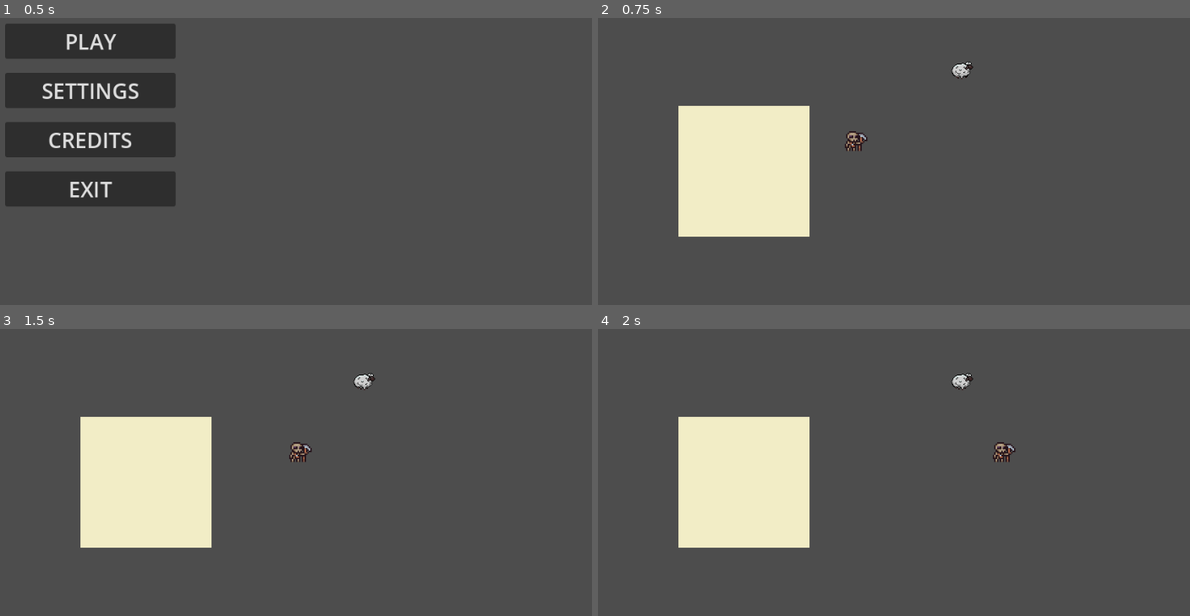
Above: before the commit, frames 1-4 (two rows, left to right).
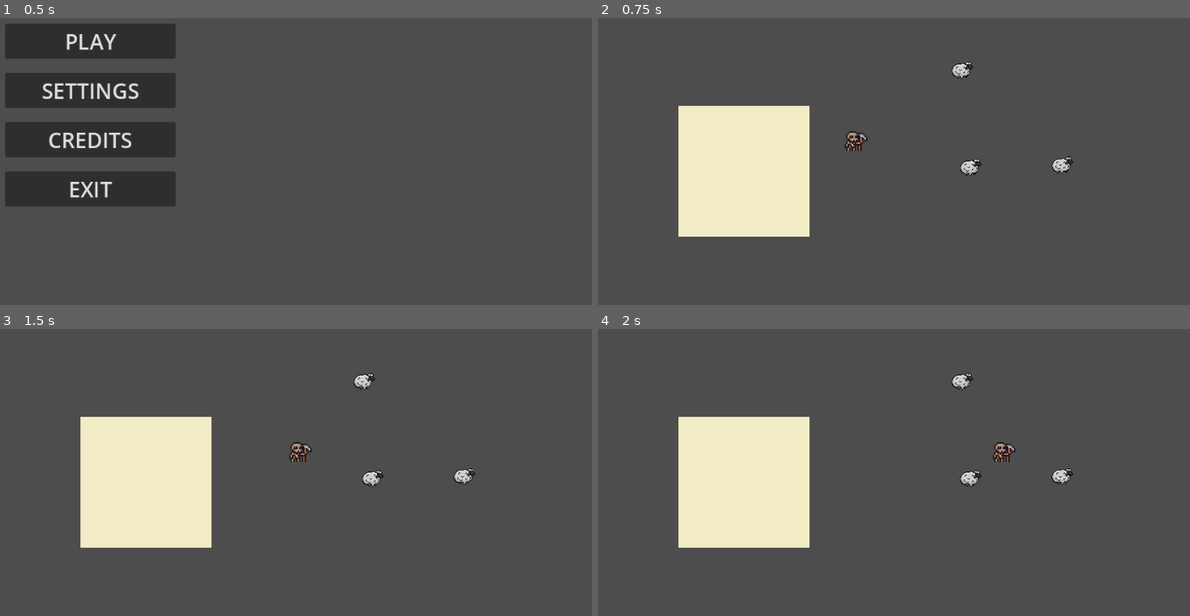
Above: after the commit, the same moments.

Repository: kinghos/GMTK-Game-Jam-2025
Game: Godot game, scene res://scenes/ui/title_screen.tscn
Two runs of this game, one before a commit and one after it. Both use one fixed random seed, a clock stepped at 60 frames per second and the inputs below.
Inputs (mouse positions are in pixels of both pictures, inside the frame that each line leads up to):
- Up to frame 1 (0.5 s): no input
- Up to frame 2 (0.75 s): click "PLAY" at 0.5 s
- Up to frame 3 (1.5 s): move the mouse to (426, 406) at 1.27 s; hold Right (Right) from 1.28 s (still down); hold Space (Kick) from 1.28 s (still down); click (426, 406) at 1.42 s
- Up to frame 4 (2 s): keep holding Right (Right); keep holding Space (Kick)

Frame 1 is identical in both runs. In frame 2, 0.3% of the frame differs, in the area x 61-81%, y 48-55%; in frame 3, 0.3%; in frame 4, 0.3%.

Commit message:
lasso scene (w. detecting animals)

Diff:
--- a/project.godot
+++ b/project.godot
@@ -30,6 +30,7 @@
 [global_group]
 
 Pens=""
+Animals=""
 
 [input]
 
--- /dev/null
+++ b/scenes/lasso.gd
@@ -0,0 +1,97 @@
+extends Node2D
+
+@onready var line = $LassoLine
+@onready var lasso_polygon = $LassoPolygon
+
+const MAX_LASSO_LENGTH = 100
+const DISTANCE_THRESHOLD = 5
+const LASSO_COMPLETION_GAP = 100
+
+var points: PackedVector2Array = []
+var is_drawing := false
+
+func _process(delta):
+	if is_drawing:
+		var pos = get_global_mouse_position()
+		if points.is_empty() or pos.distance_to(points[-1]) > DISTANCE_THRESHOLD:
+			var new_lasso_length = calculate_perimeter_with_extra_point(points, pos)
+			if new_lasso_length <= MAX_LASSO_LENGTH:
+				points.append(pos)
+				line.add_point(pos)
+			else:
+				print("Reached max lasso length!")
+				finish_lasso()
+
+func _input(event):
+	if event is InputEventMouseButton and event.button_index == MOUSE_BUTTON_LEFT:
+		if event.pressed:
+			start_lasso()
+		else:
+			if is_drawing:
+				finish_lasso()
+
+func start_lasso():
+	is_drawing = true
+	clear()
+
+func finish_lasso():
+	is_drawing = false
+	if points.size() >= 3:
+		close_shape()
+		update_polygon()
+		stun_animals_in_lasso()
+	else:
+		clear()
+
+func close_shape():
+	if points.size() > 1 and points[0] != points[-1]:
+		points.append(points[0])
+		line.add_point(points[0])
+
+func update_polygon():
+	lasso_polygon.polygon = points
+
+func clear():
+	points.clear()
+	line.clear_points()
+	lasso_polygon.polygon = []
+
+func calculate_perimeter_with_extra_point(existing_points: PackedVector2Array, new_point: Vector2) -> float:
+	var total = 0
+	for i in range(existing_points.size() - 1):
+		total += existing_points[i].distance_to(existing_points[i + 1])
+	if existing_points.size() > 0:
+		total += existing_points[-1].distance_to(new_point)
+	return total
+
+func stun_animals_in_lasso():
+	var animals = get_tree().get_nodes_in_group("Animals")
+
+	for animal in animals:
+		if animal is BaseAnimal:
+			var local_pos = to_local(animal.global_position)
+			if Geometry2D.is_point_in_polygon(local_pos, lasso_polygon.polygon):
+				print("Animal inside shape: ", animal.name)
+			else:
+				print("Animal outside shape:", animal.name)
+
+# Unused for now: do we want to make sure the lasso drawn by the player is circular?
+func is_shape_circular(points: PackedVector2Array) -> bool:
+	if points.size() < 3:
+		return false
+
+	var area = 0
+	var perimeter = 0
+
+	for i in points.size():
+		var p1 = points[i]
+		var p2 = points[(i + 1) % points.size()]
+		area += (p1.x * p2.y - p2.x * p1.y) / 2
+		perimeter += p1.distance_to(p2)
+
+	area = abs(area)
+
+	if perimeter == 0:
+		return false
+
+	return (4 * PI * area) / (perimeter * perimeter) >= 0.9
--- /dev/null
+++ b/scenes/lasso.tscn
@@ -0,0 +1,9 @@
+[gd_scene format=3 uid="uid://k3vx7abiijuu"]
+
+[node name="Node2D" type="Node2D"]
+
+[node name="LassoLine" type="Line2D" parent="."]
+closed = true
+
+[node name="LassoPolygon" type="Polygon2D" parent="."]
+color = Color(1, 0, 0, 0.486275)
--- a/scenes/test_scene.gd
+++ b/scenes/test_scene.gd
@@ -1,86 +1,4 @@
 extends Node2D
-
-@onready var line = $Line2D
-@onready var polygon = $Polygon2D
-
-var points: Array[Vector2] = []
-var is_drawing := false
-
-const MAX_LASSO_LENGTH = 1000
-const THE_DISTANCE_YOU_NEED_THE_LINE_TO_BE_BELOW_TO_MAKE_THE_SHAPE = 100.0
-
-var paused: bool = false
 
 func _ready():
 	Globals.pause_menu = $PauseMenu
-
-func _process(delta):
-	if is_drawing:
-		var pos = get_global_mouse_position()
-		if points.is_empty() or pos.distance_to(points[-1]) > 5.0:
-			var new_perimeter = calculate_perimeter_with_extra_point(points, pos)
-			if new_perimeter <= MAX_LASSO_LENGTH:
-				points.append(pos)
-				line.add_point(pos)
-			else:
-				make_shape()
-				print("Reached max length!")
-
-func calculate_perimeter_with_extra_point(points: Array[Vector2], new_point: Vector2) -> float:
-	var total = 0
-	if points.is_empty():
-		return 0
-
-	for i in range(points.size() - 1):
-		total += points[i].distance_to(points[i + 1])
-
-	total += points[-1].distance_to(new_point)
-
-	return total
-
-func _input(event):
-	if event is InputEventMouseButton and event.button_index == MOUSE_BUTTON_LEFT:
-		if event.is_pressed():
-			is_drawing = true
-			clear()
-		else:
-			is_drawing = false
-			make_shape()
-
-func make_shape():
-	line.add_point(points[0])
-	points.append(points[0])
-
-	polygon.polygon = points
-	polygon.color = Color.RED
-	#if is_shape_circular(points):
-		#polygon.polygon = points
-		#polygon.color = Color.RED
-	#else:
-		#print("shape isn't circular")
-		#clear()
-
-func clear():
-	points.clear()
-	line.clear_points()
-	polygon.polygon = []
-
-func is_shape_circular(points: Array[Vector2]) -> bool:
-	if points.size() < 3:
-		return false
-
-	var area = 0
-	var perimeter = 0
-
-	for i in points.size():
-		var p1 = points[i]
-		var p2 = points[(i + 1) % points.size()]
-		area += (p1.x * p2.y - p2.x * p1.y) / 2
-		perimeter += p1.distance_to(p2)
-
-	area = abs(area)
-
-	if perimeter == 0:
-		return false
-
-	return (4 * PI * area) / (perimeter * perimeter) >= 0.9
--- a/scenes/test_scene.tscn
+++ b/scenes/test_scene.tscn
@@ -1,26 +1,32 @@
-[gd_scene load_steps=6 format=3 uid="uid://c461xpxwj25h2"]
+[gd_scene load_steps=8 format=3 uid="uid://c461xpxwj25h2"]
 
 [ext_resource type="Script" uid="uid://bniwyt5umo3i7" path="res://scenes/test_scene.gd" id="1_g7g4h"]
-[ext_resource type="PackedScene" path="res://scenes/ui/pause_menu.tscn" id="2_j8ivh"]
+[ext_resource type="PackedScene" uid="uid://c2d3oaak7o717" path="res://scenes/ui/pause_menu.tscn" id="2_j8ivh"]
+[ext_resource type="PackedScene" uid="uid://k3vx7abiijuu" path="res://scenes/lasso.tscn" id="2_wtsjf"]
 [ext_resource type="PackedScene" uid="uid://cqbyf3duimude" path="res://scenes/animals/sheep.tscn" id="3_7ddre"]
+[ext_resource type="Script" uid="uid://dy7kp0sseanyk" path="res://scenes/lasso.gd" id="3_rnaij"]
 [ext_resource type="PackedScene" uid="uid://cndmwkj47j0ww" path="res://scenes/Player.tscn" id="4_qjeyg"]
 [ext_resource type="PackedScene" uid="uid://di53xit540gqa" path="res://scenes/pen.tscn" id="5_qjeyg"]
 
 [node name="TestScene" type="Node2D"]
 script = ExtResource("1_g7g4h")
 
-[node name="Line2D" type="Line2D" parent="."]
-closed = true
-
-[node name="Polygon2D" type="Polygon2D" parent="."]
+[node name="Lasso" parent="." instance=ExtResource("2_wtsjf")]
+script = ExtResource("3_rnaij")
 
 [node name="PauseMenu" parent="." instance=ExtResource("2_j8ivh")]
 visible = false
 
-[node name="Sheep" parent="." instance=ExtResource("3_7ddre")]
+[node name="Sheep" parent="." groups=["Animals"] instance=ExtResource("3_7ddre")]
 position = Vector2(606, 207)
 collision_layer = 1
 collision_mask = 1
+
+[node name="Sheep2" parent="." groups=["Animals"] instance=ExtResource("3_7ddre")]
+position = Vector2(618, 345)
+
+[node name="Sheep3" parent="." groups=["Animals"] instance=ExtResource("3_7ddre")]
+position = Vector2(748, 342)
 
 [node name="Player" parent="." instance=ExtResource("4_qjeyg")]
 position = Vector2(453, 307)
Not shown, added: scenes/lasso.gd.uid
